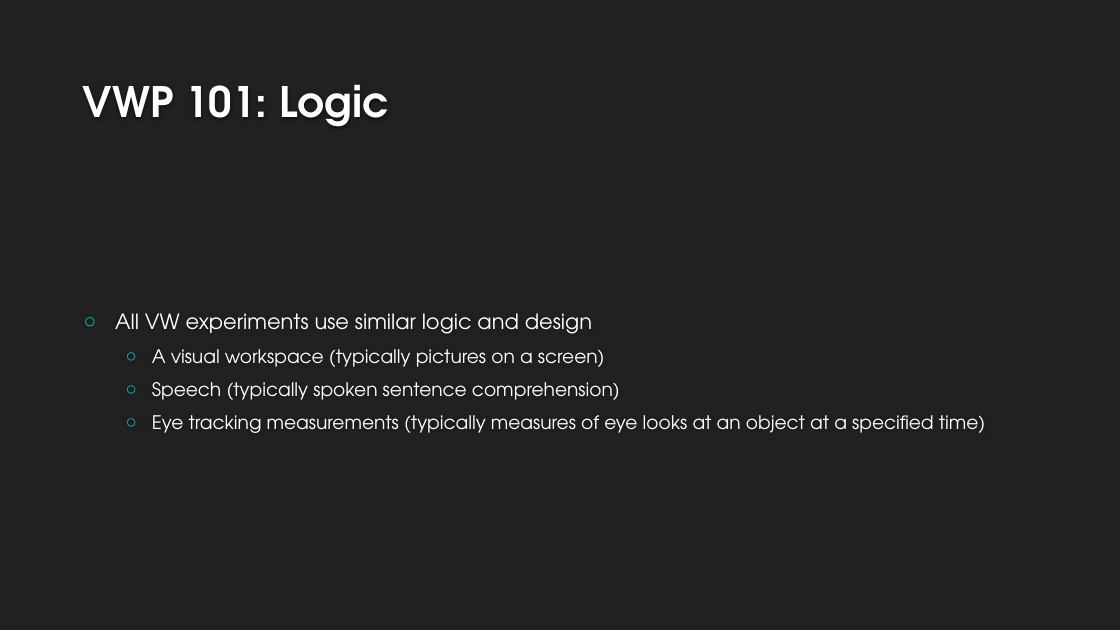
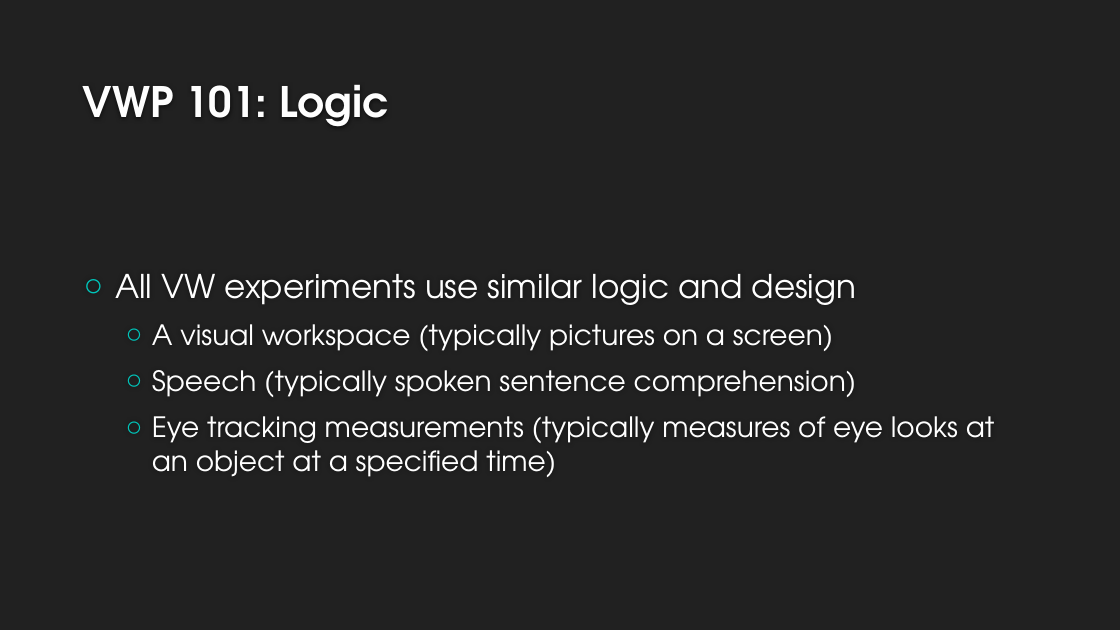
Before and after one commit to allisoct/ETLR23-24, a slide deck: slide 11 of slides/Day3.pptx (slide 10 before the commit). Drawn at 1120x630 pixels with LibreOffice and Linux fonts; fonts in the diff are those of the drawing; background and template pictures are left out. Boxes give left, top, right and bottom in pixels: in the first picture for what was removed or moved away, otherwise in the second. Text is boxed around its words. In the diff, an @@ line names an element or a change of style, - is before the commit and + after.

```diff
--- a/slides/Day3.pptx
+++ b/slides/Day3.pptx
@@ text "All VW experiments use similar ..." at (115,274,995,477): size 18 to 28 pt in "All VW experiments use similar logic and ..."; size 16 to 24 pt in "A visual workspace (typically pictures on a ...", "Speech (typically spoken sentence comprehension)", "Eye tracking measurements (typically measures of eye ..."; more space between paragraphs @@
```
Also in this commit, not shown: 1 other slide changed, 7 slides added, 1 slide removed.
